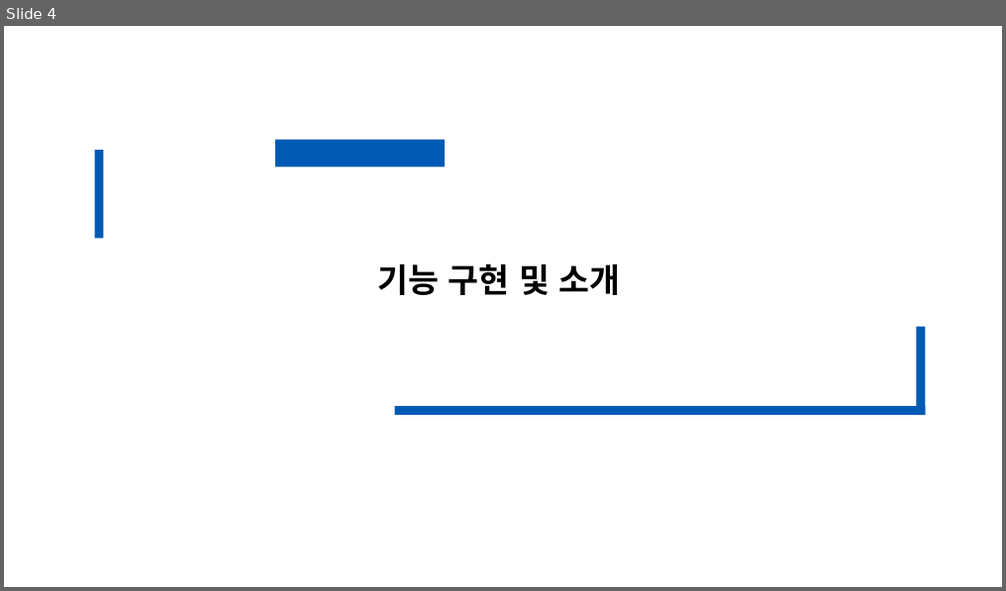
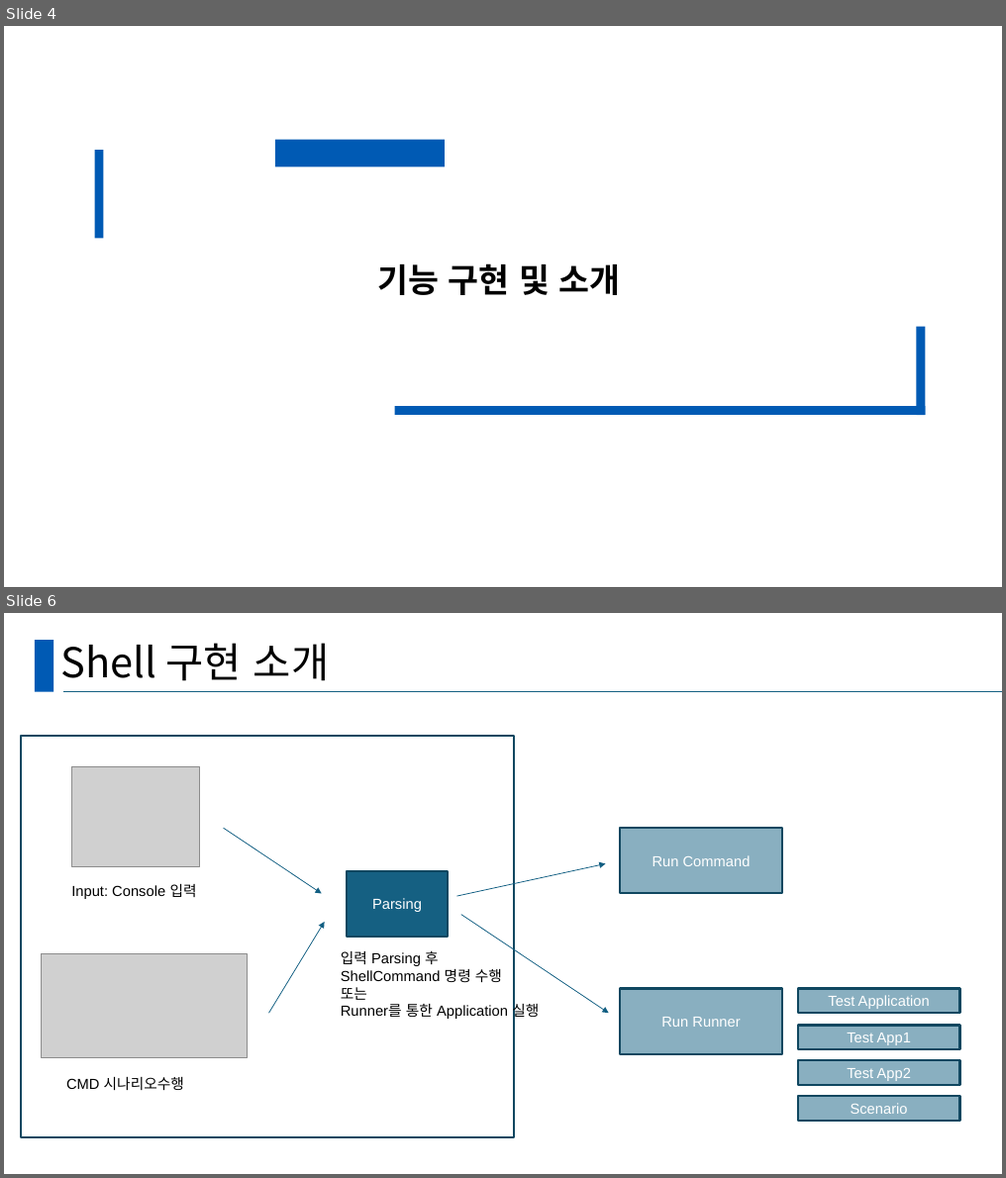
Before and after one commit to seungjun611/CRA_TeamProject_SSD, a slide deck: TeamProjectPPT.pptx. Shown one above the other, each under a label of ours: slide 4 before the commit, slides 4 and 6 after it; the slides between them are not shown. The pictures are 1006x591 and 1006x1178 pixels, drawn with LibreOffice and Linux fonts; fonts in the diff are those of the drawing; grey boxes stand for pictures. Boxes give left, top, right and bottom in pixels: in the first picture for what was removed or moved away, otherwise in the second. Text is boxed around its words. In the diff, an @@ line names an element or a change of style, - is before the commit and + after.

```diff
--- a/TeamProjectPPT.pptx
+++ b/TeamProjectPPT.pptx
@@ slide 6 added at [4,613,1002,1174], background #FFFFFF @@
@@ rectangle added at [35,640,54,691], fill #005AB4 @@
@@ title added at [61,643,330,681], 39.6 pt, text #000000 @@
+Shell 구현 소개
@@ line added from (63, 691) to (1002, 691), #156082 1.5 pt @@
@@ rectangle added at [21,736,514,1138], outline #104760 2 pt @@
@@ picture added at [72,766,200,867] @@
@@ arrow added from (224, 828) to (322, 894), #125F82 0.75 pt @@
@@ rectangle added at [620,828,782,894], fill #156082 at 50% opacity, outline #104760 2 pt, 14 pt, text #FFFFFF @@
+Run Command
@@ rectangle added at [347,871,448,937], fill #156082, outline #104760 2 pt, 14 pt, text #FFFFFF @@
+Parsing
@@ arrow added from (456, 896) to (606, 863), #125F82 0.75 pt @@
@@ text added at [71,884,197,899], 14 pt, text #000000 @@
+Input: Console 입력
@@ arrow added from (269, 1014) to (325, 922), #125F82 0.75 pt @@
@@ arrow added from (461, 915) to (609, 1014), #125F82 0.75 pt @@
@@ picture added at [42,955,248,1059] @@
@@ text added at [341,951,539,1021], 14 pt, text #000000 @@
+입력 Parsing 후
+ShellCommand 명령 수행
+또는
+Runner를 통한 Application 실행
@@ rectangle added at [620,989,782,1055], fill #156082 at 50% opacity, outline #104760 2 pt, 14 pt, text #FFFFFF @@
+Run Runner
@@ rectangle added at [798,989,960,1014], fill #156082 at 50% opacity, outline #104760 2 pt, 14 pt, text #FFFFFF @@
+Test Application
@@ rectangle added at [798,1026,960,1051], fill #156082 at 50% opacity, outline #104760 2 pt, 14 pt, text #FFFFFF @@
+Test App1
@@ text added at [66,1077,184,1090], 14 pt, text #000000 @@
+CMD 시나리오수행
@@ rectangle added at [798,1060,960,1085], fill #156082 at 50% opacity, outline #104760 2 pt, 14 pt, text #FFFFFF @@
+Test App2
@@ rectangle added at [798,1096,960,1121], fill #156082 at 50% opacity, outline #104760 2 pt, 14 pt, text #FFFFFF @@
+Scenario
```
Also in this commit, not shown: 13 other slides added, 3 slides removed.
